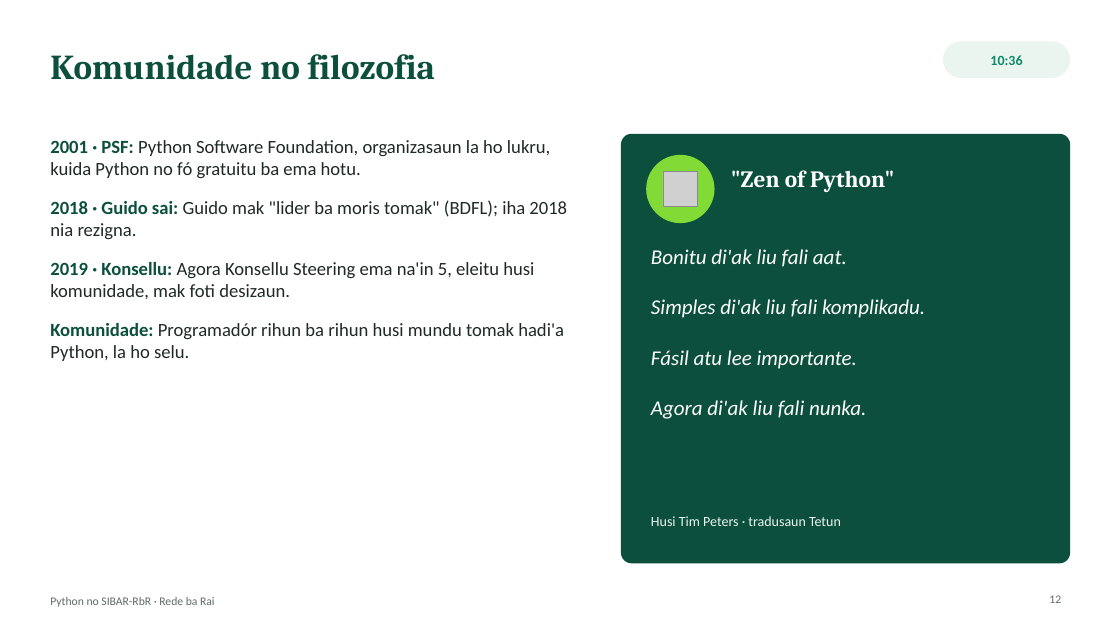
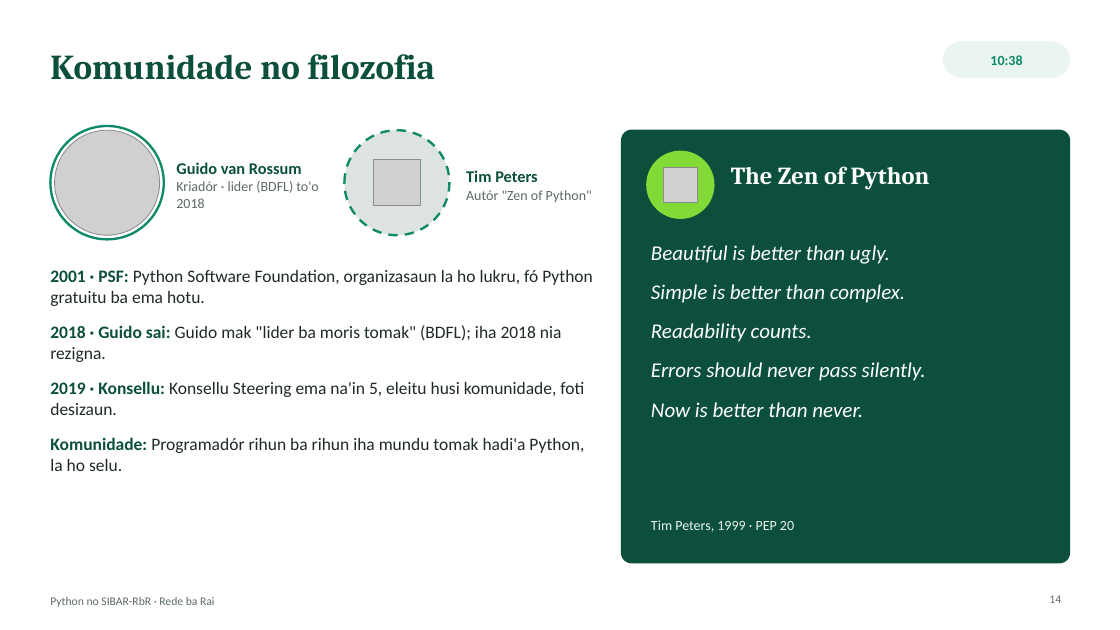
Before and after one commit to Odoly23/SMKRE, a slide deck: slide 14 of docs/formasaun/RbR_Sesaun_Python_SIBAR-RbR.pptx (slide 12 before the commit). Drawn at 1120x630 pixels with LibreOffice and Linux fonts; fonts in the diff are those of the drawing; grey boxes stand for pictures. Boxes give left, top, right and bottom in pixels: in the first picture for what was removed or moved away, otherwise in the second. Text is boxed around its words. In the diff, an @@ line names an element or a change of style, - is before the commit and + after.

```diff
--- a/docs/formasaun/RbR_Sesaun_Python_SIBAR-RbR.pptx
+++ b/docs/formasaun/RbR_Sesaun_Python_SIBAR-RbR.pptx
@@ ellipse added at bbox=[50, 126, 164, 239], fill #FFFFFF, outline #0E8A68 2 pt @@
@@ picture added at bbox=[55, 130, 160, 235] @@
@@ ellipse added at bbox=[344, 130, 450, 235], fill #DCE3E0, outline #0E8A68 2 pt dashed @@
@@ rounded rectangle: place and size @@
-rounded rectangle at bbox=[622, 134, 1070, 563]
+rounded rectangle at bbox=[622, 130, 1070, 563]
@@ rounded rectangle at bbox=[622, 130, 1070, 563]: proportions changed @@
@@ text added at bbox=[176, 162, 318, 208], 12 pt, text #5E6B66 @@
+Guido van Rossum
+Kriadór · lider (BDFL) to'o 2018
@@ picture added at bbox=[374, 160, 420, 206] @@
@@ text added at bbox=[466, 170, 592, 202], 12 pt, text #5E6B66 @@
+Tim Peters
+Autór "Zen of Python"
@@ ellipse: place and size @@
-ellipse at bbox=[647, 155, 714, 223]
+ellipse at bbox=[647, 151, 714, 218]
@@ picture: place and size @@
-picture at bbox=[663, 171, 698, 207]
+picture at bbox=[663, 167, 698, 202]
@@ text at bbox=[731, 166, 930, 189]: text changed; size 20 to 21 pt @@
-"Zen of Python"
+The Zen of Python
@@ text "2001 · PSF: Python Software ...": place and size @@
-text "2001 · PSF: Python Software ..." at bbox=[50, 140, 567, 361]
+text "2001 · PSF: Python Software ..." at bbox=[50, 270, 593, 471]
@@ text at bbox=[651, 245, 926, 417]: text changed @@
-Bonitu di'ak liu fali aat.
-Simples di'ak liu fali komplikadu.
-Fásil atu lee importante.
-Agora di'ak liu fali nunka.
+Beautiful is better than ugly.
+Simple is better than complex.
+Readability counts.
+Errors should never pass silently.
+Now is better than never.
@@ text at bbox=[50, 270, 593, 306]: text changed; size 16 to 15 pt @@
-• 2001 · PSF: Python Software Foundation, organizasaun la ho lukru, kuida Python no fó gratuitu ba ema hotu.
+• 2001 · PSF: Python Software Foundation, organizasaun la ho lukru, fó Python gratuitu ba ema hotu.
@@ text at bbox=[50, 325, 562, 362]: size 16 to 15 pt in "2018 · Guido sai: Guido mak "lider ..."; less space between paragraphs @@
@@ text at bbox=[50, 381, 584, 471]: text changed; size 16 to 15 pt @@
-• 2019 · Konsellu: Agora Konsellu Steering ema na'in 5, eleitu husi komunidade, mak foti desizaun.
-• Komunidade: Programadór rihun ba rihun husi mundu tomak hadi'a Python, la ho selu.
+• 2019 · Konsellu: Konsellu Steering ema na'in 5, eleitu husi komunidade, foti desizaun.
+• Komunidade: Programadór rihun ba rihun iha mundu tomak hadi'a Python, la ho selu.
@@ text at bbox=[651, 520, 794, 532]: text changed @@
-Husi Tim Peters · tradusaun Tetun
+Tim Peters, 1999 · PEP 20
@@ page number at bbox=[1049, 595, 1061, 603]: text changed @@
-12
+14
```
Also in this commit, not shown: 21 other slides changed, 12 slides added, 6 slides removed.
